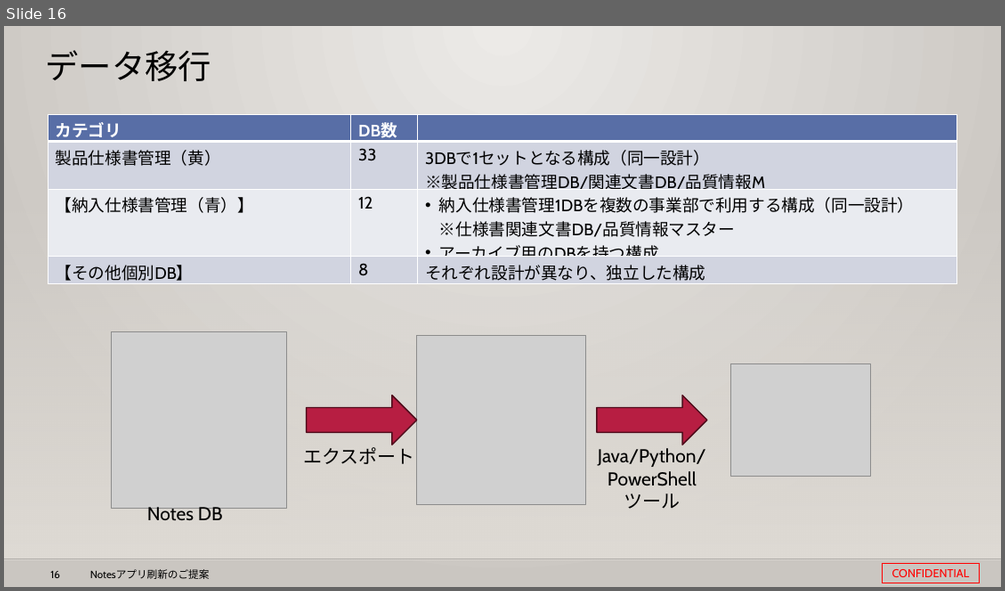
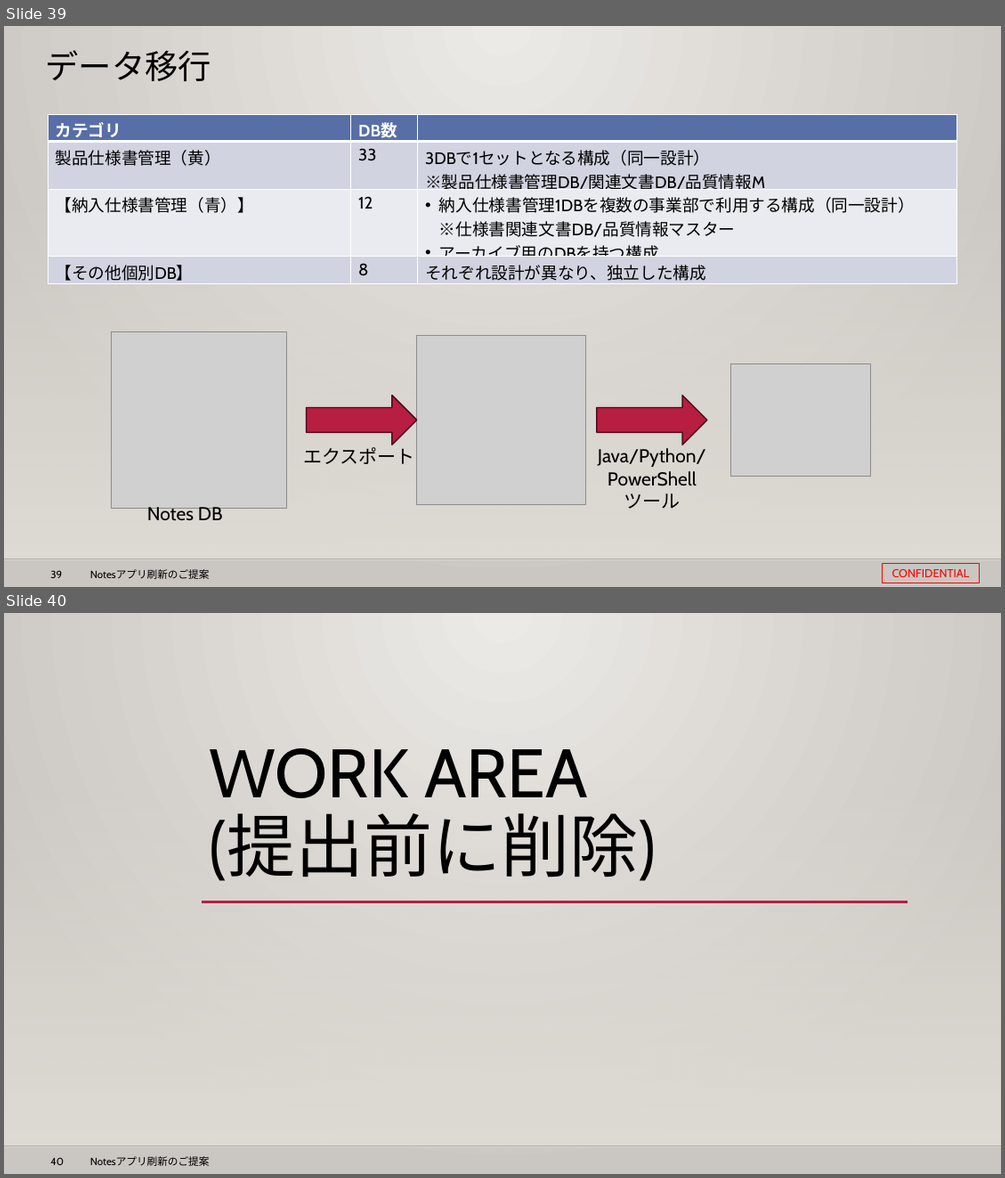
Before and after one commit to 0494938/Notes--CMS-Online, a slide deck: Notesアプリ刷新プロジェクト提案見積もり.pptx. Shown one above the other, each under a label of ours: slide 16 before the commit, slides 39 and 40 after it. The pictures are 1005x591 and 1005x1178 pixels, drawn with LibreOffice and Linux fonts; fonts in the diff are those of the drawing; grey boxes stand for pictures; background and template pictures are left out. Boxes give left, top, right and bottom in pixels: in the first picture for what was removed or moved away, otherwise in the second. Text is boxed around its words. In the diff, an @@ line names an element or a change of style, - is before the commit and + after.

```diff
--- a/Notesアプリ刷新プロジェクト提案見積もり.pptx
+++ b/Notesアプリ刷新プロジェクト提案見積もり.pptx
@@ slide 40 added at [4,613,1001,1174], background gradient #ECEAE7 to #CAC7C1; not listed: 4 template elements that a slide beside it also shows @@
@@ title added at [210,748,656,881], 66 pt, text #000000 @@
+WORK AREA
+(提出前に削除)
@@ line added from (202, 901) to (908, 901), #B71E42 2.5 pt @@
@@ what was slide 16 is now slide 39 @@
@@ page number at [50,570,62,578]: text changed @@
-16
+39
```
Also in this commit, not shown: 2 slides changed, 13 other slides added, 4 other files.
